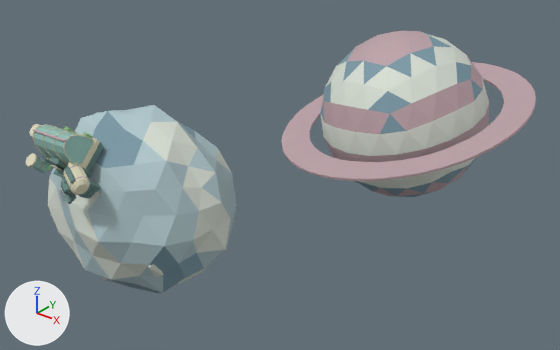
Two versions of the glTF model apps/web/public/assets/blender/v1/s5/outer.glb, one commit apart.
Camera for both pictures: a 50 mm lens placed at (2.79, -2.76, 1.93), pointed at (0.39, 0.24, 0.06). Arrows for +X, +Y and +Z are at lower left; the lights stay in place. The first picture is the older version. Where no turn or scale is listed for an object, it has been applied to the vertices. Vertices at exactly the same position are counted once.

The first picture shows 'S5_outer • modeled surfaces'.
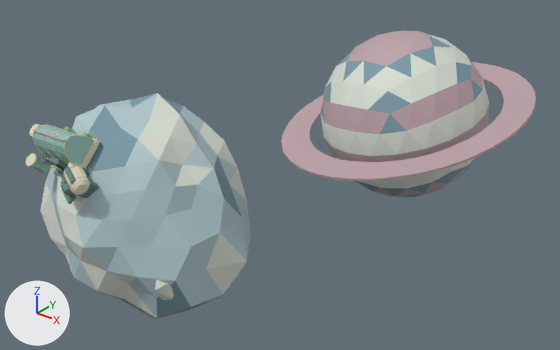
Where the newer file only moved an object's origin or applied its transform, the numbers keep the older frame.

Where the change shows, as pixel boxes (x1, y1, x2, y2) in the pictures (560 x 350 px; the box of a moved part takes in the faces that stretch with it):
'S5_outer • modeled surfaces', reshaped (10% taller)
    before: (26, 31, 536, 293)
    after: (26, 31, 536, 319)
part 1 of me_s5_outer_exposed_fracture_facet_mesh_003, moved or reshaped
    before: (148, 265, 163, 277)
    after: (155, 280, 174, 300)
part 2 of me_s5_outer_exposed_fracture_facet_mesh_003, rebuilt (12% wider, 20% taller)
    before: (48, 105, 237, 293)
    after: (40, 93, 251, 319)

The edits, one by one:
me_s5_outer_exposed_fracture_facet_mesh_003 is used by ob_s5_outer___modeled_surfaces.
me_s5_outer_exposed_fracture_facet_mesh_003 had 2281 vertices, 4358 faces and spanned x -0.2..2.26, y -0.3..1.65, z -0.37..1.18.
me_s5_outer_exposed_fracture_facet_mesh_003 now has 2281 vertices, 4358 faces and spans x -0.22..2.26, y -0.3..1.65, z -0.45..1.18.
me_s5_outer_exposed_fracture_facet_mesh_003 part 1: the loose piece of 12 vertices spanning x 0.74..0.82, y -0.06..0.11, z -0.12..0.07 is moved by (0.11, -0.07, -0.06).
me_s5_outer_exposed_fracture_facet_mesh_003 part 2: the loose piece of 162 vertices spanning x -0.2..0.97, y -0.21..0.71, z -0.37..0.72 is rebuilt with 162 vertices and now spans x -0.22..1.08, y -0.29..0.8, z -0.45..0.78.
Other edits to the shape of me_s5_outer_exposed_fracture_facet_mesh_003 do not show in these pictures.
